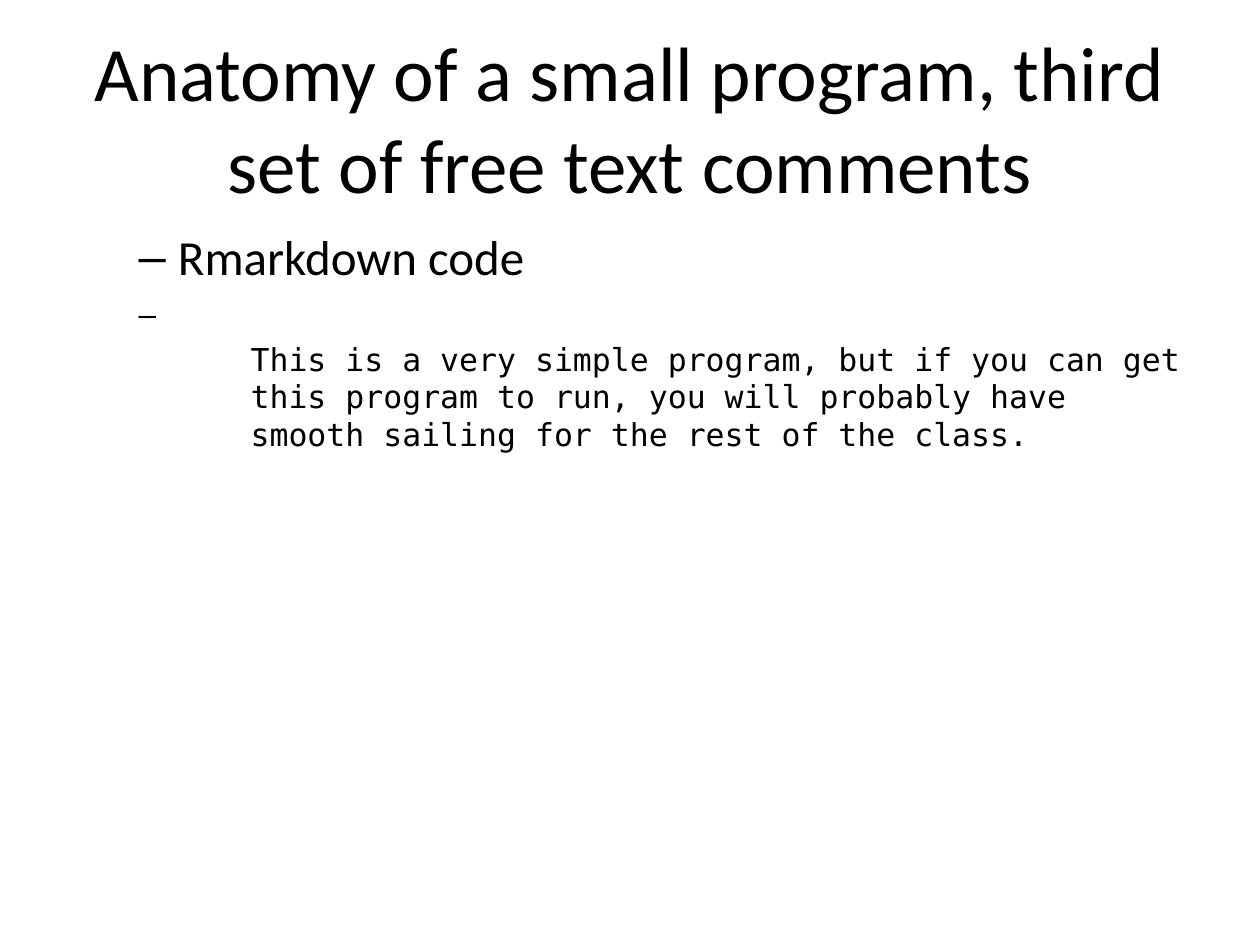
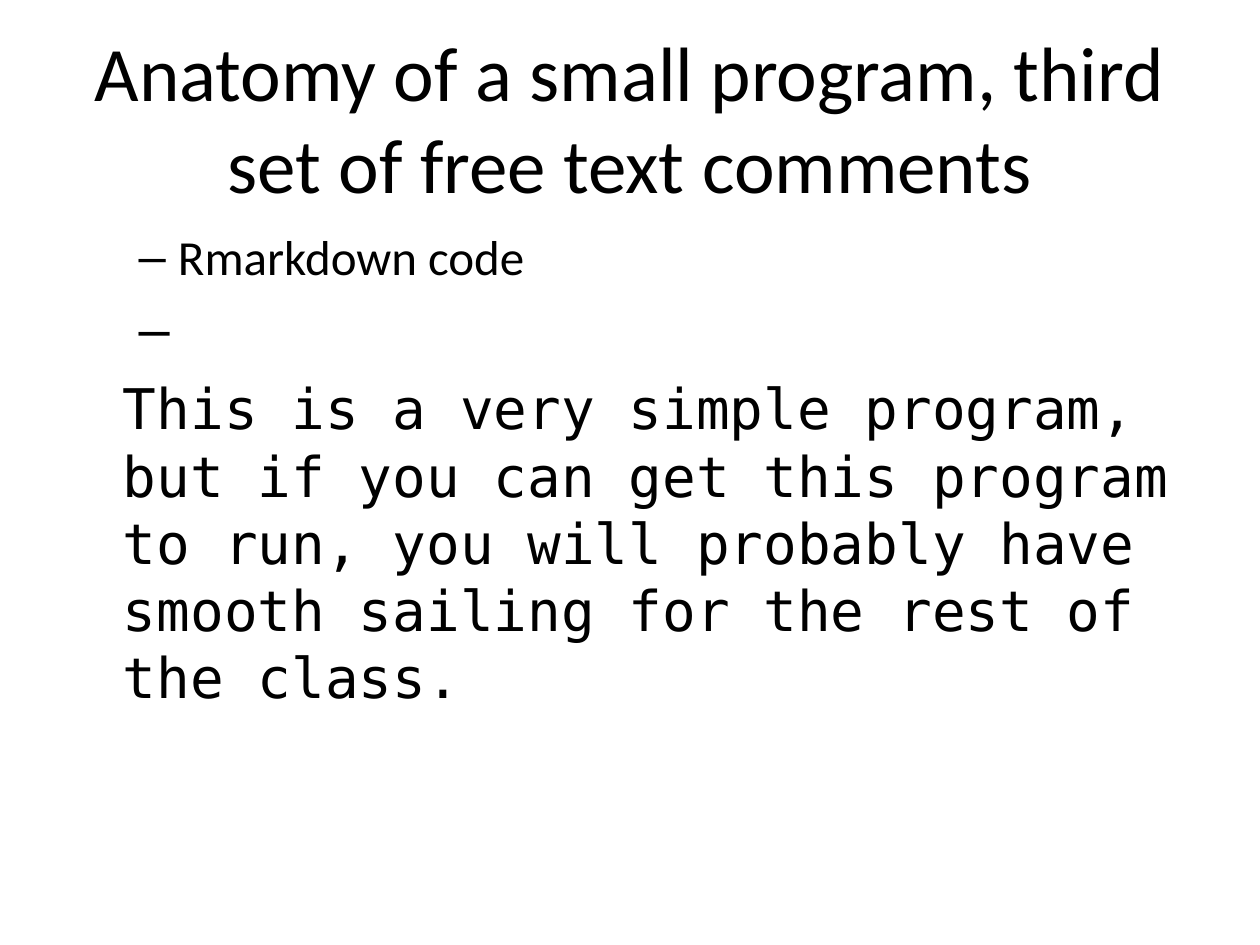
Before and after one commit to pmean/classes, a slide deck: slide 16 of introduction-to-r/results/v01-slides-and-speaker-notes.pptx (slide 14 before the commit). Drawn at 1260x945 pixels with LibreOffice and Linux fonts; fonts in the diff are those of the drawing. Boxes give left, top, right and bottom in pixels: in the first picture for what was removed or moved away, otherwise in the second. Text is boxed around its words. In the diff, an @@ line names an element or a change of style, - is before the commit and + after.

```diff
--- a/introduction-to-r/results/v01-slides-and-speaker-notes.pptx
+++ b/introduction-to-r/results/v01-slides-and-speaker-notes.pptx
@@ text at [123,386,1168,699]: size 18 to 32 pt in "This is a very simple program, but ..."; indent changed; more space between paragraphs @@
```
Also in this commit, not shown: 12 other slides changed, 7 slides added, 4 other files.
